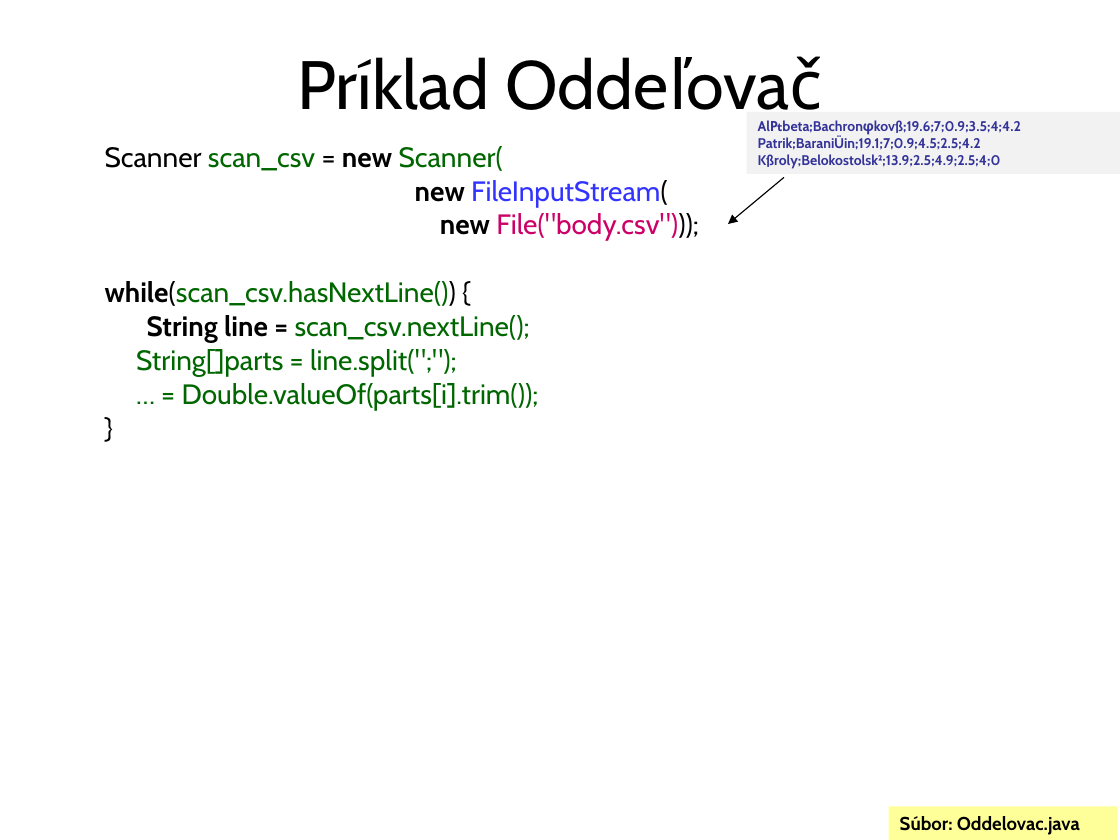
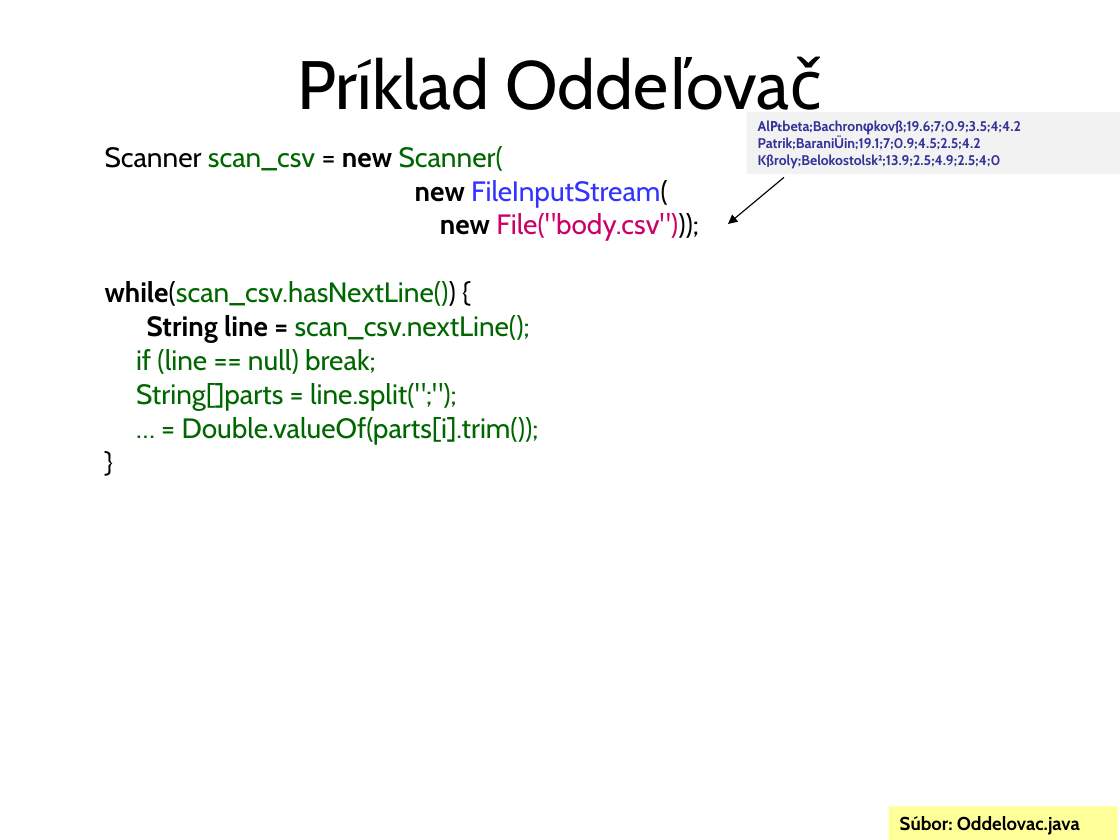
Before and after one commit to Programovanie4/Prednasky, a slide deck: slide 25 of 08/08_java.ppt. Drawn at 1120x840 pixels with LibreOffice and Linux fonts; fonts in the diff are those of the drawing. Boxes give left, top, right and bottom in pixels: in the first picture for what was removed or moved away, otherwise in the second. Text is boxed around its words. In the diff, an @@ line names an element or a change of style, - is before the commit and + after.

```diff
--- a/08/08_java.ppt
+++ b/08/08_java.ppt
@@ text at box(136, 349, 376, 374): paragraph added @@
+if (line == null) break;
```
Also in this commit, not shown: 1 other slide changed, 4 other files.
